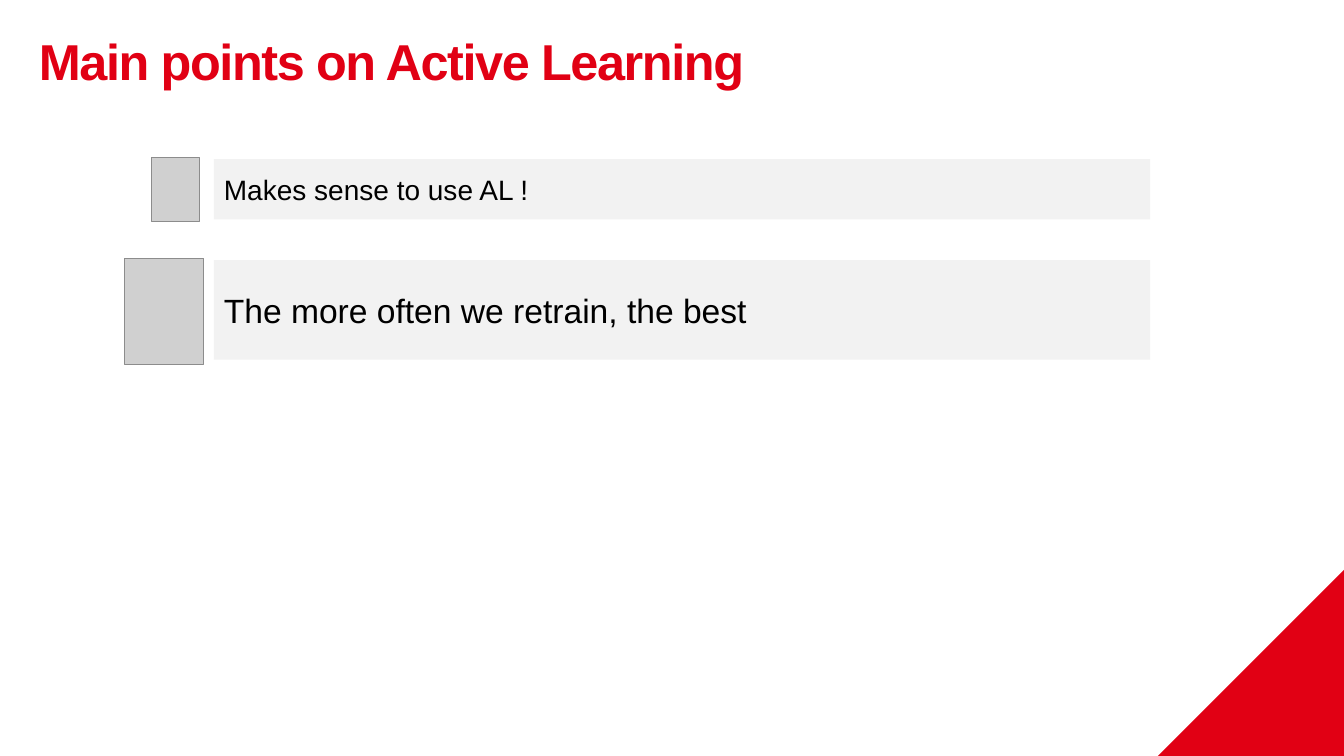
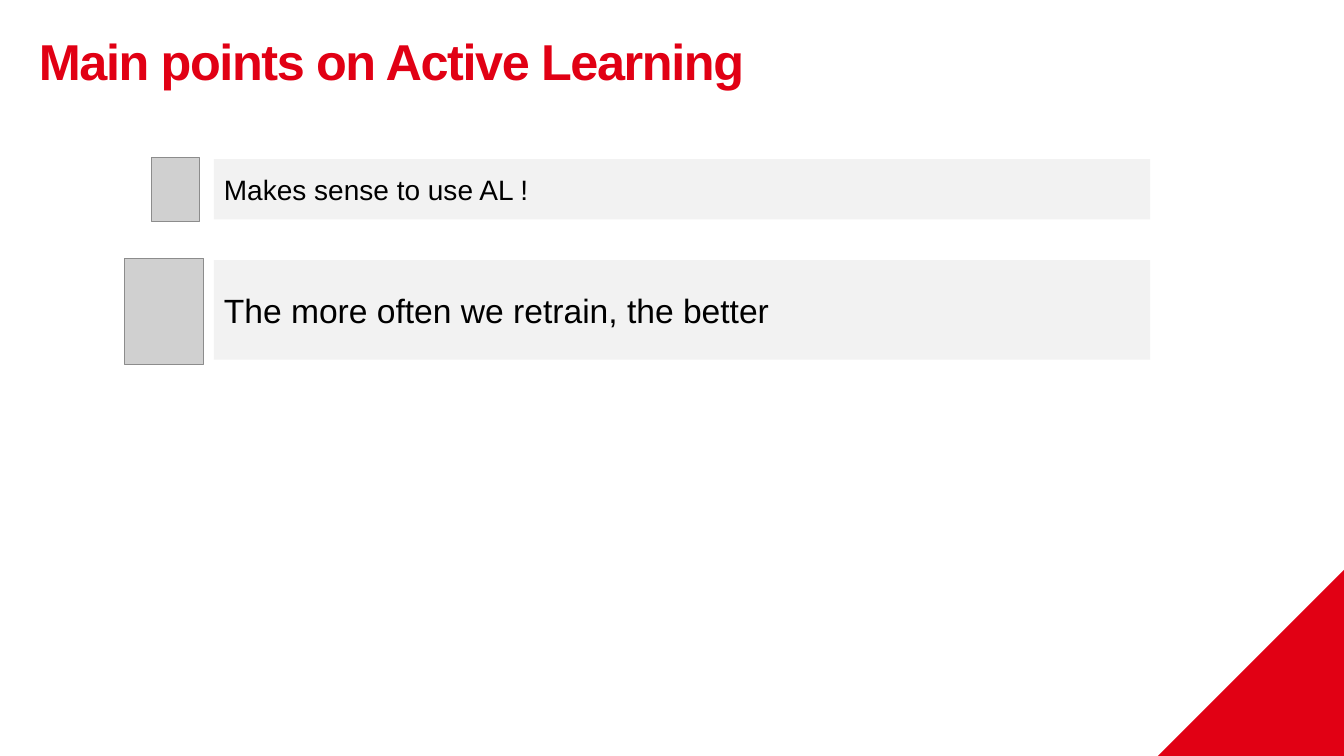
Before and after one commit to ValentinCousin-betclic/active_learning, a slide deck: slide 22 of prez/Présentation Active Learning.pptx. Drawn at 1344x756 pixels with LibreOffice and Linux fonts; fonts in the diff are those of the drawing; grey boxes stand for pictures; background and template pictures are left out. Boxes give left, top, right and bottom in pixels: in the first picture for what was removed or moved away, otherwise in the second. Text is boxed around its words. In the diff, an @@ line names an element or a change of style, - is before the commit and + after.

```diff
--- a/prez/Présentation Active Learning.pptx
+++ b/prez/Présentation Active Learning.pptx
@@ text in rectangle at [224, 298, 769, 328]: text changed @@
-The more often we retrain, the best
+The more often we retrain, the better
```
Also in this commit, not shown: 9 other slides changed, 1 other file.
